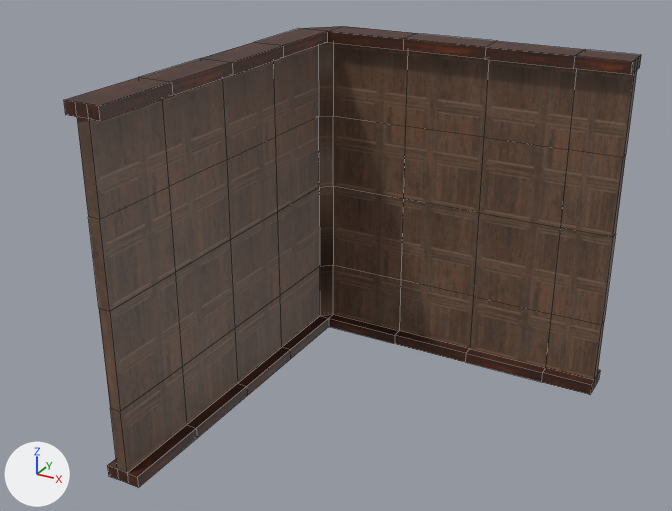
The FBX model Assets/Team Work/Elvis/ALL NEW ASSETS/SPECIAL CORNER.fbx, before and after one commit.
Both versions are drawn from a 50 mm camera at (4.46, -4.41, 4.52) aimed at (1.17, 1.57, 1.53). The lights are fixed; the arrows at lower left show +X, +Y and +Z. Mesh edges are drawn as thin lines. Where no turn or scale is listed for an object, it has been applied to the vertices. Vertices at the same position are counted once.

Objects in the first picture: 'CORNER2_sy2'.
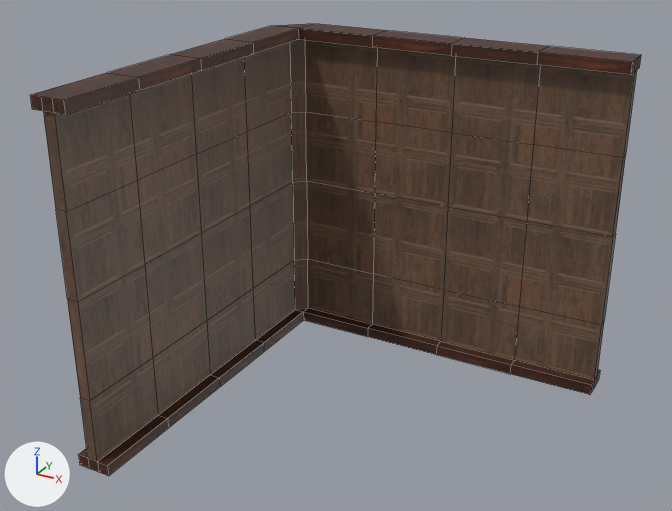
Boxes [x1, y1, x2, y2] around the edits, measured in the pictures (672 x 511 px; the box of a moved part takes in the faces that stretch with it):
'CORNER2_sy2', reshaped, moved
    before: [64, 26, 641, 488]
    after: [30, 24, 641, 476]
part 1 of me_mesh, moved or reshaped
    before: [542, 50, 641, 395]
    after: [511, 46, 641, 395]

What changed in the scene script:
```text
Change me_mesh:
    used by ob_corner2_sy2; location = (0.0, 0.0, 0.0)
    remove me_mesh.from_pydata(...)  # 200 vertices, 203 faces; spans x 0.0..3.0, y 0.0..3.3, z 0.0..3.0
    add me_mesh.from_pydata(...)  # 200 vertices, 204 faces; spans x 0.0..3.3, y 0.0..3.3, z 0.0..3.0
    me_mesh part 1
    22 vertices in x 3.0, y 3.0..3.3, z 0.0..3.0 move by (0.3, 0.0, 0.0)
Change ob_corner2_sy2:
    ob_corner2_sy2.location: (0.0, 0.0, 0.0) -> (-0.3, 0.0, 0.0)
```
